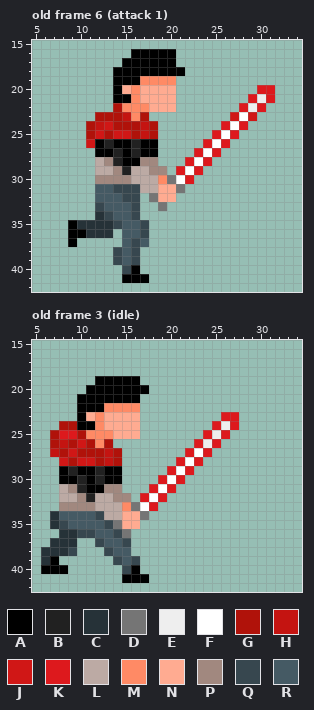
Two versions of one pixel-art file, assets/characters/drew.aseprite. The picture above was drawn from the file before the commit.
50x58 pixels, 34 frames. Shown: old frame 6 (attack 1): x 5..34, y 15..42; old frame 3 (idle): x 5..34, y 15..42. The commit also changed other frames, which this record leaves out.
Visible layers, top first: "Layer 2", "Layer 3", "Layer 4", "Layer 1".
Palette (. is transparent): A #000000  B #212121  C #263238  D #757575  E #eeeeee  F #ffffff  G #b0120a  H #c41411  J #d01716  K #dd191d  L #bcaaa4  M #ff8a65  N #ffab91  P #a1887f  Q #37474f  R #455a64
Pixels before, old frame 6 (attack 1), first column x 9:
16 .......AAAAA...........
17 ......AAAAAA...........
18 .....AAAAAAAA..........
19 .....AAAMMMM...........
20 .....ANMNNNN.........KK
21 .....AAMNNNN........KEK
22 .....GMMMNNN.......KEK.
23 ...GGGHMG.........JFJ..
24 ..GHJGGGHG.......KFK...
25 ..GJGJJGHG......KFK....
26 ..JABAABAA.....KFK.....
27 ...AABABAA....KFK......
28 ...LPBAAPP...KFK.......
29 ...LLPBLLPP.KFK........
30 ...PPPPLLLMDFK.........
31 ...RRQQQLLNND..........
32 ...RRRQQ.DNN...........
33 ...QRRRQ..D............
34 ...CQRRQ...............
35 ACCCCQRRQ..............
36 AACCC.RRQ..............
37 A.....RQR..............
38 .....QRQ...............
39 .....QRQ...............
40 ......QA...............
41 ......AAA..............
Pixels before, old frame 3 (idle), first column x 6:
19 ......AAAAA...........
20 .....AAAAAAA..........
21 ....AAAAAAA...........
22 ....AAAMMMM...........
23 ....ANMNNNN.........KK
24 ..GGAAMNNNN........KEK
25 .GKKGMMMNNN.......KEK.
26 .GHGJGMG.........KEK..
27 .HGJGGGHG.......KFK...
28 ..JGJJGHG......KFK....
29 ..ABAABAA.....KFK.....
30 ..AABABAA....KFK......
31 ..LPBAAPP...KFK.......
32 ..LLPBLLPP.KFK........
33 ..PPPPLLLMDFK.........
34 .CRRRRQLLNND..........
35 .CQRRRRQDNN...........
36 ..CCQQRRQD............
37 .CCC..QRRQ............
38 CCCQ...QRR............
39 CA......QRQ...........
40 AAA......QA...........
41 .........AAA..........
After:
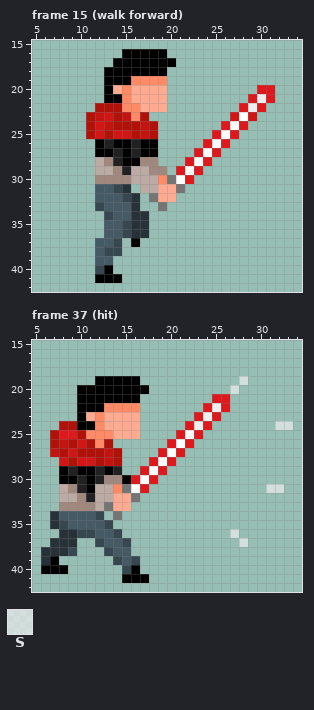
Colours new in this view: S #eeeeeeaf
A new or re-ordered frame is compared with the old frame closest to it.
The edit:
frames 34 -> 38
frames re-ordered
Frame 15 (walk forward) against old frame 6 (attack 1), layer "Layer 1":
y 16: x 15 . -> A; x 20 A -> .
y 17: x 14 . -> A
y 18: x 13 . -> A; x 20..21 AA -> ..
y 19: x 13 . -> A; x 16 A -> M; x 20 M -> .
y 20: x 13..16 .ANM -> ANMN; x 20 N -> .
y 21: x 13 . -> A; x 15..16 AM -> MN; x 20 N -> .
y 22: x 12..13 .. -> GG; x 17 M -> N; x 20 N -> .
y 23: x 11..13 .GG -> GHJ
y 24: x 12..13 HJ -> JH
y 26: x 11 J -> .
y 31: x 15..16 QQ -> C.
y 32..33: x 16 Q -> C
y 34: x 12 C -> .; x 16..17 Q. -> CC
y 35: x 9..17 ACCCCQRRQ -> ....RRQCC
y 36: x 9..17 AACCC.RRQ -> ....RRQCC
y 37: x 9 A -> .; x 12..17 ...RQR -> RRQ.A.
y 38: x 12..13 .. -> RQ; x 15..16 RQ -> ..
y 39: x 12..16 ..QRQ -> RR...
y 40: x 12..13 .. -> QA; x 15..16 QA -> ..
y 41: x 12..17 ...AAA -> AAA...
Frame 37 (hit) is new; against old frame 3 (idle), layers "Layer 2", "Layer 1":
y 19: x 28 . -> S
y 20: x 10 . -> A; x 27 . -> S
y 21: x 25..26 .. -> KK
y 22: x 24..26 ... -> KEK
y 23: x 23..27 ...KK -> KEK..
y 24: x 22..27 ...KEK -> KEK...; x 32..33 .. -> SS
y 25: x 21..26 ...KEK -> KFK...
y 26: x 20..25 ...KEK -> KFK...
y 27: x 19..24 ...KFK -> KFK...
y 28: x 18..23 ...KFK -> KFK...
y 29: x 14 A -> B; x 17..22 ...KFK -> KFK...
y 30: x 13..21 AA....KFK -> PPAKFK...
y 31: x 12..20 APP...KFK -> LLMDFK...; x 31..32 .. -> SS
y 32: x 14..19 PP.KFK -> NND...
y 33: x 13..18 LLMDFK -> DNN...
y 34: x 13..17 LLNND -> .D...
y 35: x 14..16 DNN -> ...
y 36: x 15 D -> .; x 27 . -> S
y 37: x 28 . -> S
Boxes around the changes in both pictures, in picture pixels (x1, y1, x2, y2):
changed: (86, 49, 185, 148)
changed: (68, 184, 149, 283)
changed: (95, 376, 248, 547)
added: (77, 385, 86, 394)
added: (275, 421, 293, 430)
added: (266, 484, 284, 493)
